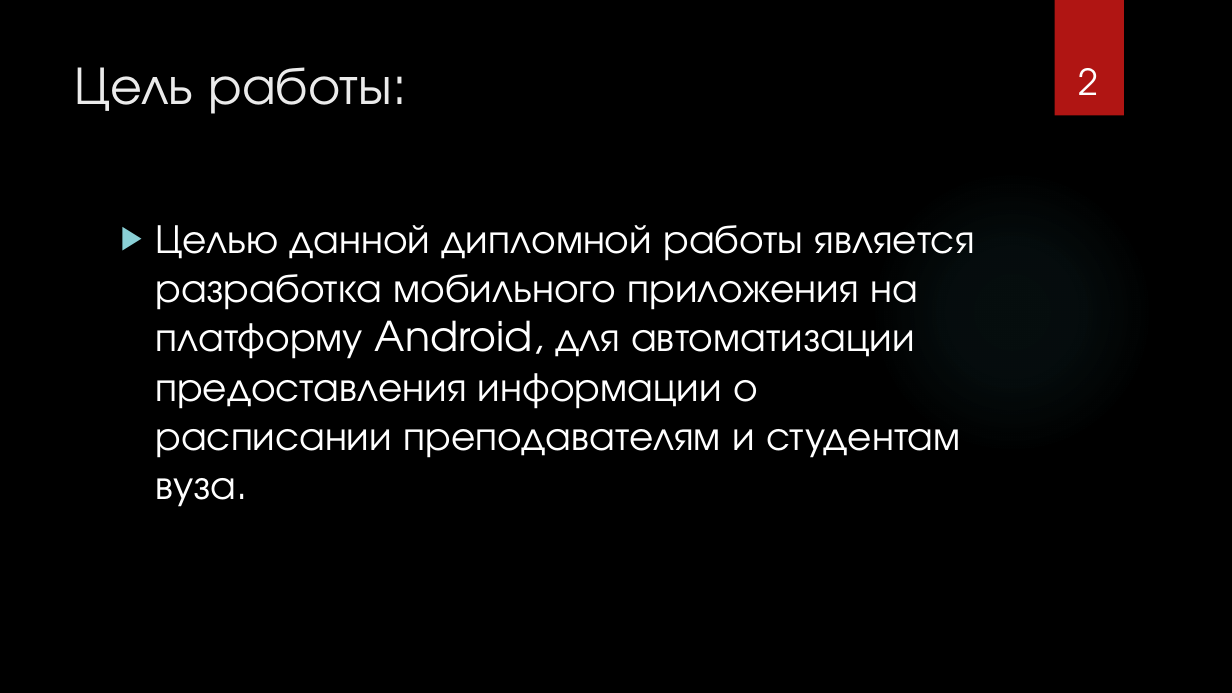
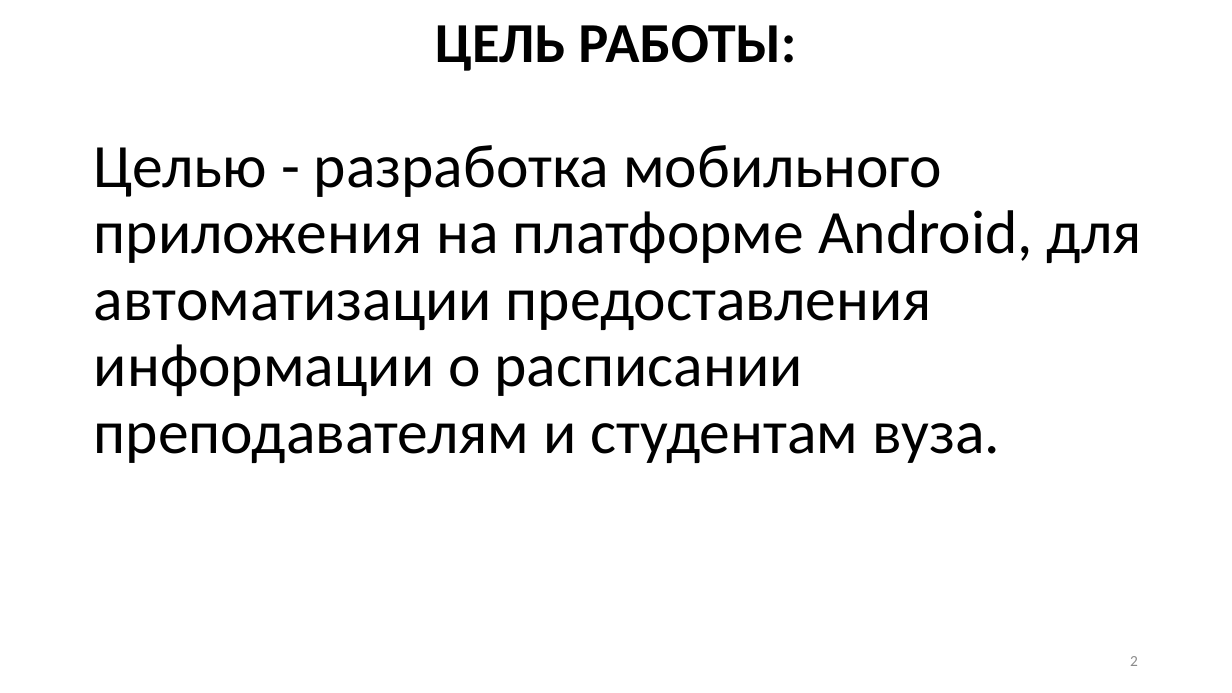
Before and after one commit to ZanderHamster/ScheduleBSTU, a slide deck: slide 2 of Документация/Презентация.pptx. Drawn at 1232x693 pixels with LibreOffice and Linux fonts; fonts in the diff are those of the drawing; background and template pictures are left out. Boxes give left, top, right and bottom in pixels: in the first picture for what was removed or moved away, otherwise in the second. Text is boxed around its words. In the diff, an @@ line names an element or a change of style, - is before the commit and + after.

```diff
--- a/Документация/Презентация.pptx
+++ b/Документация/Презентация.pptx
@@ background picture (left out) to #FFFFFF @@
@@ title "ЦЕЛЬ РАБОТЫ:" at <box>435,25,796,71</box>: vertical alignment top to middle @@
@@ title at <box>435,25,796,71</box>: text changed; size 42 to 44 pt; font TeX Gyre Adventor to Calibri; text colour #EBEBEB to #000000; bold on @@
-Цель работы:
+ЦЕЛЬ РАБОТЫ:
@@ rectangle removed at <box>1055,0,1124,116</box> @@
@@ text at <box>94,145,1142,463</box>: text changed; size 32 to 48 pt; font TeX Gyre Adventor to Calibri; text colour #FFFFFF to #000000 @@
-▶ Целью данной дипломной работы является разработка мобильного приложения на платформу Android, для автоматизации предоставления информации о расписании преподавателям и студентам вуза.
+Целью - разработка мобильного приложения на платформе Android, для автоматизации предоставления информации о расписании преподавателям и студентам вуза.
@@ ellipse removed at <box>870,169,1154,454</box> @@
@@ page number: place and size @@
-page number at <box>1078,68,1098,95</box>
+page number at <box>1130,656,1138,666</box>
@@ page number at <box>1130,656,1138,666</box>: size 28 to 12 pt, font TeX Gyre Adventor to Calibri, text colour #FFFFFF to #8C8C8C; alignment centre to right; vertical alignment bottom to middle @@
```
Also in this commit, not shown: 7 other slides changed, 2 slides removed.
